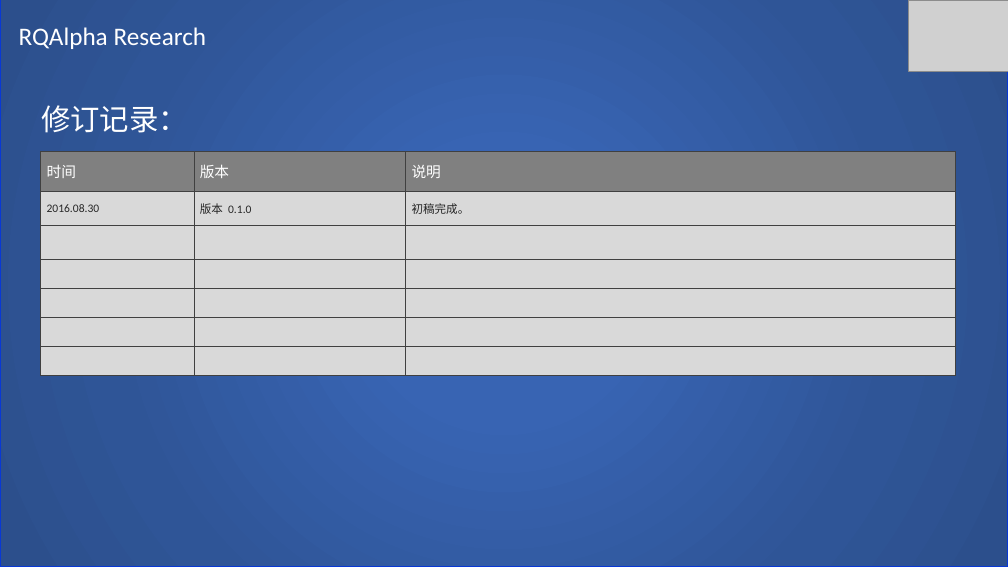
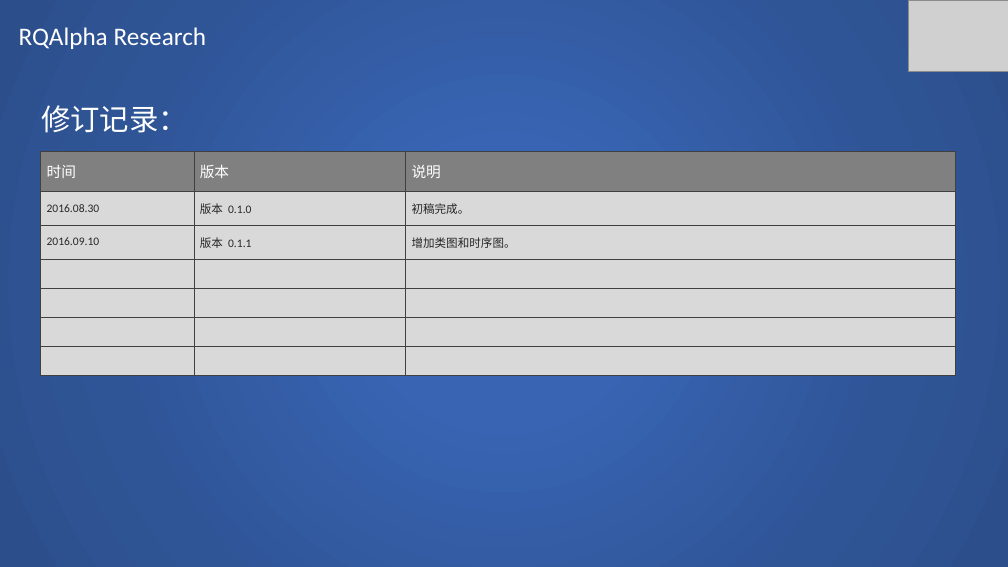
Before and after one commit to SCITLAS/Stellar, a slide deck: slide 2 of Stellar_0.1/documents/RQAlpha_Research.pptx. Drawn at 1008x567 pixels with LibreOffice and Linux fonts; fonts in the diff are those of the drawing; grey boxes stand for pictures. Boxes give left, top, right and bottom in pixels: in the first picture for what was removed or moved away, otherwise in the second. Text is boxed around its words. In the diff, an @@ line names an element or a change of style, - is before the commit and + after.

```diff
--- a/Stellar_0.1/documents/RQAlpha_Research.pptx
+++ b/Stellar_0.1/documents/RQAlpha_Research.pptx
@@ rectangle at <box>0,0,1008,567</box>: outline #0838D5 1 pt to none @@
@@ table at <box>41,152,956,376</box> @@
+row 3: 2016.09.10 | 版本 0.1.1 | 增加类图和时序图。
-row 7:  |  | 
```
Also in this commit, not shown: 29 other slides changed, 1 other file.
